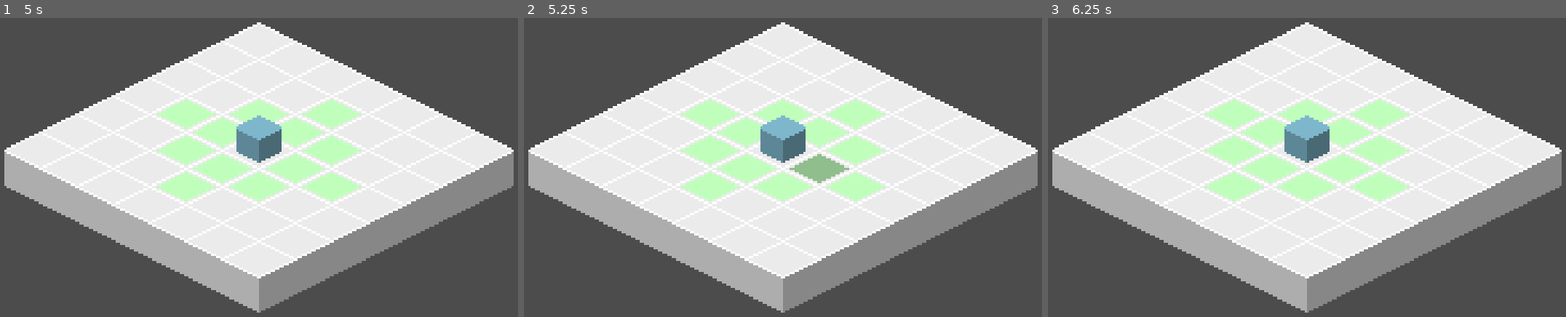
Above: before the commit, frames 1-3 (left to right).
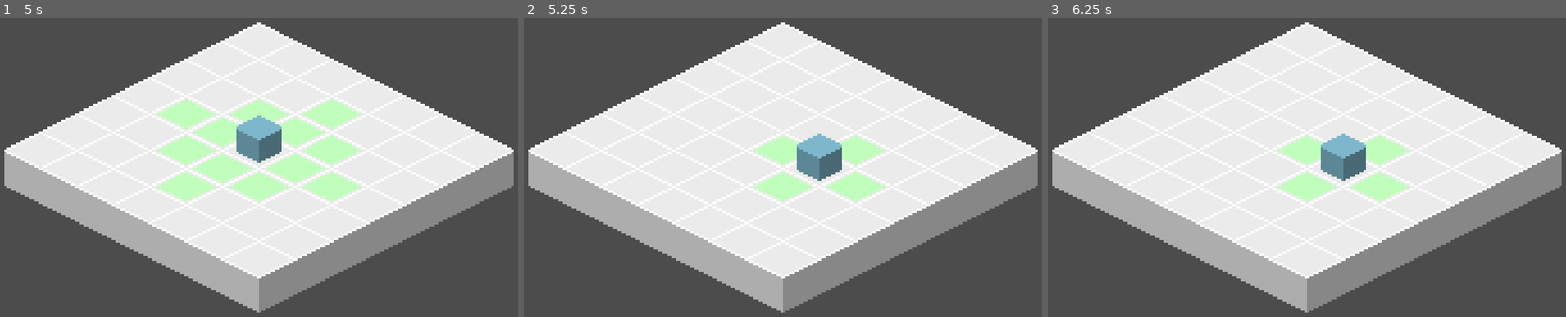
Above: after the commit, the same moments.

Repository: jaytav/godot-test-3
Game: Godot game, scene res://main.tscn
The game is run twice, just before and just after one commit, with the same random seed, the same clock (stepped at 60 frames per second) and the same inputs.
Inputs (mouse positions are in pixels of both pictures, inside the frame that each line leads up to):
- Up to frame 1 (5 s): tap Enter at 0.5, 2, 3.5 s; move the mouse to (388, 140) at 0.52 s; press the mouse at (388, 140) at 0.53 s; tap Space (ui_select) at 0.77, 1.25, 1.52, 2.75, 3.02, 3.77, 4.25, 4.52 s; move the mouse to (145, 173) at 1.27 s; release the mouse at (145, 173) at 1.28 s; click (145, 173) at 1.35 s; move the mouse to (315, 80) at 2.02 s; press the mouse at (315, 80) at 2.03 s; move the mouse to (227, 224) at 2.77 s; release the mouse at (227, 224) at 2.78 s; click (227, 224) at 2.85 s; move the mouse to (435, 206) at 3.52 s; press the mouse at (435, 206) at 3.53 s; move the mouse to (82, 104) at 4.27 s; release the mouse at (82, 104) at 4.28 s; click (82, 104) at 4.35 s
- Up to frame 2 (5.25 s): move the mouse to (814, 155) at 5.02 s; press the mouse at (814, 155) at 5.03 s
- Up to frame 3 (6.25 s): move the mouse to (1218, 71) at 5.77 s; release the mouse at (1218, 71) at 5.78 s; click (1218, 71) at 5.85 s; tap Space (ui_select) at 6.02 s

Frame 1 is identical in both runs. In frame 2, 6.4% of the frame differs, in the area x 30-70%, y 27-62%; in frame 3, 6.4%.

Commit message:
implement move action do

Diff:
--- a/project.godot
+++ b/project.godot
@@ -65,6 +65,14 @@
 "flags/filter": false
 }
 
+[input]
+
+left_click={
+"deadzone": 0.5,
+"events": [ Object(InputEventMouseButton,"resource_local_to_scene":false,"resource_name":"","device":0,"alt":false,"shift":false,"control":false,"meta":false,"command":false,"button_mask":0,"position":Vector2( 0, 0 ),"global_position":Vector2( 0, 0 ),"factor":1.0,"button_index":1,"pressed":false,"doubleclick":false,"script":null)
+ ]
+}
+
 [physics]
 
 common/enable_pause_aware_picking=true
--- a/src/entity/character/action/move.gd
+++ b/src/entity/character/action/move.gd
@@ -25,6 +25,8 @@
     var action_cell: Vector2 = ActionController.tile_map_action.world_to_map(mouse_position)
 
     if !cells.has(action_cell):
+        current_cell = Vector2.ZERO
+        draw_cells()
         return
 
     if action_cell == current_cell:
@@ -40,3 +42,26 @@
 
     for point_path_cell in point_path_cells:
         ActionController.tile_map_action.set_cellv(point_path_cell, ActionController.TILE_SECONDARY)
+
+    current_cell = action_cell
+
+
+func do() -> void:
+    if current_cell == Vector2.ZERO:
+        return
+
+    var character_cell: Vector2 = ActionController.tile_map_action.world_to_map(owner.position)
+    var character_point: int = ActionController.get_vector_point_index(character_cell)
+    var current_point: int = ActionController.get_vector_point_index(current_cell)
+    var point_path_cells: Array = ActionController.astar_movement.get_point_path(character_point, current_point)
+    point_path_cells.erase(character_cell)
+
+    var character_action_points: Stat = owner.get_node("Stats/ActionPoints")
+    character_action_points.value -= len(point_path_cells)
+
+    var move_to_position: Vector2 = ActionController.tile_map_action.map_to_world(current_cell)
+    move_to_position.y += ActionController.tile_map_action.cell_size.y / 2
+    owner.position = move_to_position
+
+    refresh_cells()
+    draw_cells()
--- a/src/entity/character/player/states/active.gd
+++ b/src/entity/character/player/states/active.gd
@@ -4,5 +4,7 @@
 func unhandled_input(event: InputEvent) -> void:
     if event is InputEventMouseMotion:
         owner.active_action.draw_behaviour()
+    elif event.is_action_pressed("left_click"):
+       owner.active_action.do()
     elif event.is_action_pressed("ui_select"):
         owner.end_turn()
